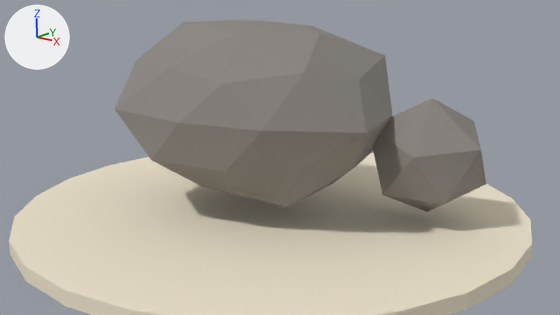
A saved change to the Blender file tools/mcp/blender-mcp/15-Recursos/roca_comun_lowpoly_media.blend.
Before and after are seen from the file's camera 'CAM_Roca'. The lights are fixed; the arrows at upper left show +X, +Y and +Z. The first picture is the older version.

In view in the first picture: 'Base_Arena', 'SM_Roca_M_Roca'.
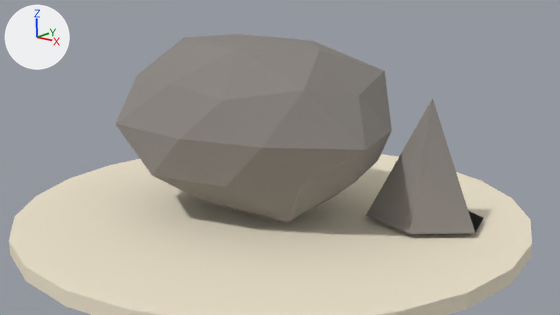
What changed in the scene script:
```text
Change me_sm_roca_m_roca:
    used by ob_sm_roca_m_roca; location = (0.0, 0.0, 0.258)
    remove me_sm_roca_m_roca.from_pydata(...)  # 54 vertices, 100 faces; spans x -1.22..1.83, y -0.95..1.07, z -0.21..1.37
    add me_sm_roca_m_roca.from_pydata(...)  # 54 vertices, 100 faces; spans x -1.22..1.83, y -0.95..1.07, z 0.05..1.5
    me_sm_roca_m_roca part 1: the loose piece of 42 vertices spanning x -1.22..1.3, y -0.95..1.01, z -0.09..1.37 is moved by (0.0, 0.0, 0.13)
    me_sm_roca_m_roca part 2
    me_sm_roca_m_roca.vertices[42].co: (1.29, 0.67, -0.21) -> (1.29, 0.67, 0.05)  # pixel (427, 211) -> not seen
    me_sm_roca_m_roca.vertices[43].co: (1.73, 0.82, 0.08) -> (1.73, 0.82, 0.05)  # pixel (486, 184) -> pixel (483, 218)
    me_sm_roca_m_roca.vertices[44].co: (1.61, 0.32, 0.01) -> (1.61, 0.32, 0.05)  # pixel (444, 204) -> not seen
    me_sm_roca_m_roca.vertices[45].co: (1.12, 0.21, 0.02) -> (1.12, 0.21, 0.05)  # pixel (382, 195) -> pixel (381, 222)
    me_sm_roca_m_roca.vertices[46].co: (0.89, 0.65, 0.15) -> (0.89, 0.65, 0.05)
    me_sm_roca_m_roca.vertices[47].co: (1.25, 1.07, 0.18) -> (1.25, 1.07, 0.05)
    me_sm_roca_m_roca.vertices[48].co: (1.83, 0.44, 0.46) -> (1.83, 0.44, 0.05)  # pixel (481, 149) -> pixel (475, 233)
    me_sm_roca_m_roca.vertices[49].co: (1.44, 0.11, 0.4) -> (1.44, 0.11, 0.05)  # pixel (413, 157) -> pixel (409, 233)
    me_sm_roca_m_roca.vertices[50].co: (0.94, 0.26, 0.54) -> (0.94, 0.26, 0.05)  # not seen -> pixel (365, 215)
    me_sm_roca_m_roca.vertices[51].co: (1.1, 0.77, 0.58) -> (1.1, 0.77, 0.05)
    me_sm_roca_m_roca.vertices[52].co: (1.57, 0.88, 0.57) -> (1.57, 0.88, 0.05)  # pixel (474, 121) -> pixel (468, 211)
    me_sm_roca_m_roca.vertices[53].co: (1.41, 0.43, 0.81) -> (1.41, 0.43, 1.07)  # pixel (432, 98)
Change ob_sm_roca_m_roca:
    ob_sm_roca_m_roca.location: (0.0, 0.0, 0.258) -> (0.0, 0.0, 0.0)
```

Location of each change, (x1, y1, x2, y2) in pixels of the pictures (560 x 315 px; the box of a moved part takes in the faces that stretch with it):
'SM_Roca_M_Roca', reshaped, moved: before (115, 20, 486, 212); after (115, 34, 483, 234)
part 1 of me_sm_roca_m_roca, moved or reshaped: before (115, 20, 392, 208); after (115, 34, 392, 223)
part 2 of me_sm_roca_m_roca, moved or reshaped: before (373, 98, 486, 212); after (366, 98, 483, 234)
